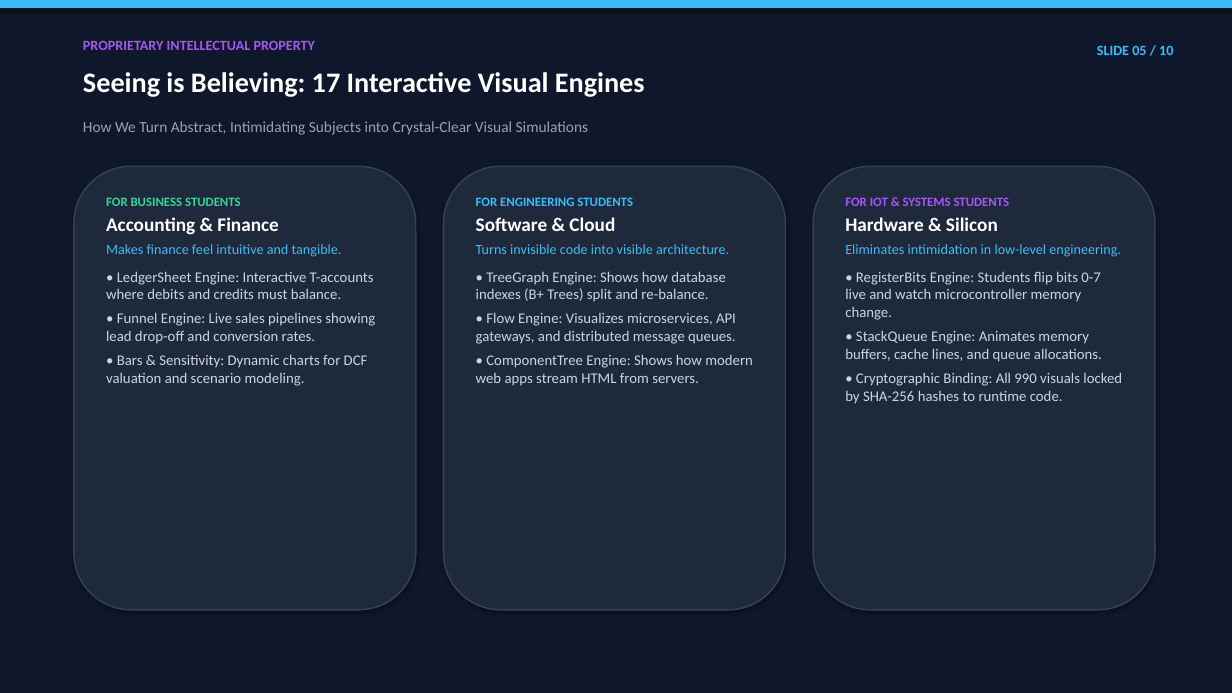
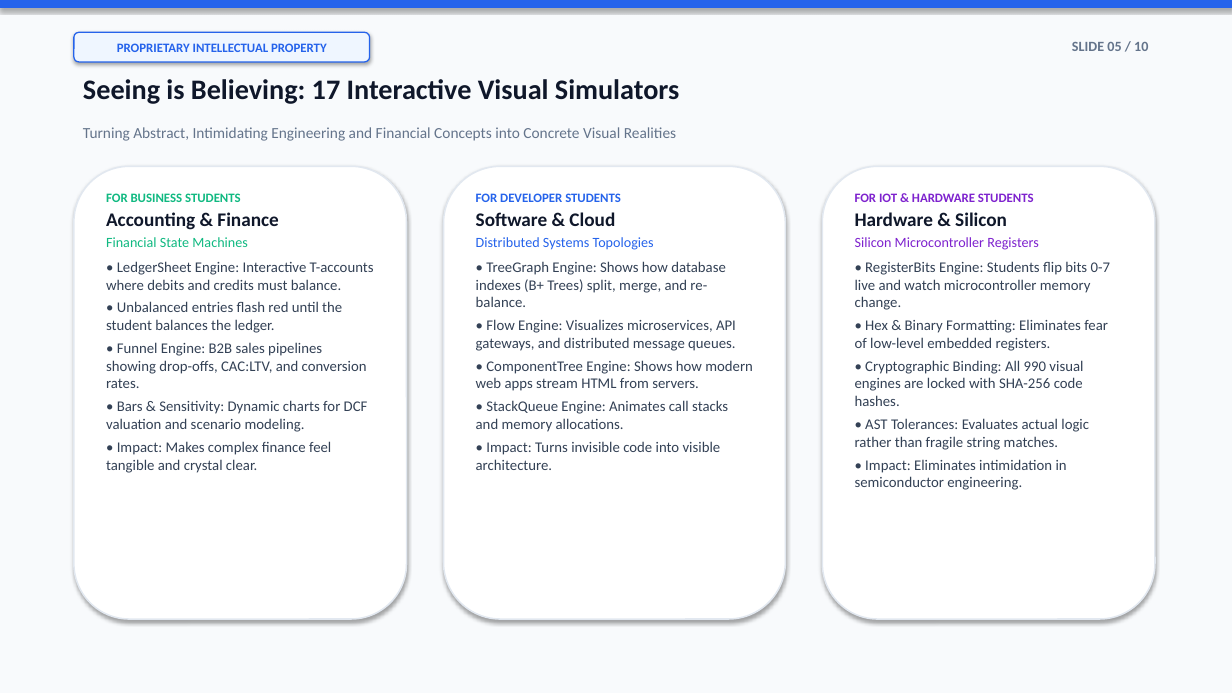
Before and after one commit to Vinay-N-Kashyap/Present-Career-os, a slide deck: slide 5 of docs/PINIT_CURRICULUM_AND_PRODUCT_10_SLIDE_PITCH_DECK.pptx. Drawn at 1232x693 pixels with LibreOffice and Linux fonts; fonts in the diff are those of the drawing. Boxes give left, top, right and bottom in pixels: in the first picture for what was removed or moved away, otherwise in the second. Text is boxed around its words. In the diff, an @@ line names an element or a change of style, - is before the commit and + after.

Commit message:
feat(presentation): redesign pitch deck with executive light theme, big KPI stats, and clean visual cards (TASK-688)

```diff
--- a/docs/PINIT_CURRICULUM_AND_PRODUCT_10_SLIDE_PITCH_DECK.pptx
+++ b/docs/PINIT_CURRICULUM_AND_PRODUCT_10_SLIDE_PITCH_DECK.pptx
@@ rectangle at (0,0,1232,693): fill #0F172A to #F8FAFC; outline #0F172A 0.75 pt to #F8FAFC 0.75 pt @@
@@ rectangle at (0,0,1232,7): fill #38BDF8 to #2563EB; outline #38BDF8 0.75 pt to #2563EB 0.75 pt @@
@@ rounded rectangle "PROPRIETARY INTELLECTUAL PROPERTY": place and size @@
-rounded rectangle "PROPRIETARY INTELLECTUAL PROPERTY" at (83,40,316,50)
+rounded rectangle "PROPRIETARY INTELLECTUAL PROPERTY" at (74,32,370,62)
@@ rounded rectangle "PROPRIETARY INTELLECTUAL PROPERTY" at (74,32,370,62): size 11 to 10 pt, text colour #A855F7 to #2563EB; alignment left to centre; vertical alignment top to middle; fill none to #EFF6FF; outline none to #2563EB 1 pt; shadow on @@
@@ text "SLIDE 05 / 10": place and size @@
-text "SLIDE 05 / 10" at (1097,45,1173,55)
+text "SLIDE 05 / 10" at (1072,42,1148,51)
@@ text "SLIDE 05 / 10" at (1072,42,1148,51): text colour #38BDF8 to #64748B @@
@@ text at (83,79,679,104): text changed; text colour #FFFFFF to #0F172A @@
-Seeing is Believing: 17 Interactive Visual Engines
+Seeing is Believing: 17 Interactive Visual Simulators
@@ text at (83,127,676,141): text changed; text colour #94A3B8 to #64748B @@
-How We Turn Abstract, Intimidating Subjects into Crystal-Clear Visual Simulations
+Turning Abstract, Intimidating Engineering and Financial Concepts into Concrete Visual Realities
@@ rounded rectangle: place and size @@
-rounded rectangle at (74,166,416,610)
+rounded rectangle at (74,166,407,619)
@@ rounded rectangle: place and size @@
-rounded rectangle at (444,166,786,610)
+rounded rectangle at (444,166,786,619)
@@ fill #1E293B to #FFFFFF; outline #334155 1.2 pt to #E2E8F0 1.2 pt in 3 elements at (444,166,786,619), (74,166,407,619), (823,166,1155,619) @@
@@ rounded rectangle: place and size @@
-rounded rectangle at (813,166,1155,610)
+rounded rectangle at (823,166,1155,619)
@@ text at (106,193,374,432): text colour #34D399 to #10B981 in "FOR BUSINESS STUDENTS"; text colour #FFFFFF to #0F172A in "Accounting & Finance"; text colour #CBD5E1 to #334155 in "• LedgerSheet Engine: Interactive T-accounts where debits ...", "• Bars & Sensitivity: Dynamic charts for ..."; less space between paragraphs @@
@@ text at (476,193,621,202): text changed; text colour #38BDF8 to #2563EB @@
-FOR ENGINEERING STUDENTS
+FOR DEVELOPER STUDENTS
@@ text "FOR IOT & HARDWARE STUDENTS": place and size @@
-text "FOR IOT & HARDWARE STUDENTS" at (845,197,1122,403)
+text "FOR IOT & HARDWARE STUDENTS" at (855,193,1110,490)
@@ text at (855,193,1034,202): text changed; text colour #A855F7 to #7E22CE @@
-FOR IOT & SYSTEMS STUDENTS
+FOR IOT & HARDWARE STUDENTS
@@ text at (106,237,248,247): text changed; text colour #38BDF8 to #10B981 @@
-Makes finance feel intuitive and tangible.
+Financial State Machines
@@ text at (476,237,726,307): text changed; text colour #CBD5E1 to #334155 @@
-Turns invisible code into visible architecture.
-• TreeGraph Engine: Shows how database indexes (B+ Trees) split and re-balance.
+Distributed Systems Topologies
+• TreeGraph Engine: Shows how database indexes (B+ Trees) split, merge, and re-balance.
@@ text at (476,212,753,391): text colour #FFFFFF to #0F172A in "Software & Cloud"; text colour #CBD5E1 to #334155 in "• Flow Engine: Visualizes microservices, API gateways, ...", "• ComponentTree Engine: Shows how modern web ..."; less space between paragraphs @@
@@ text at (855,237,1039,250): text changed; text colour #38BDF8 to #7E22CE @@
-Eliminates intimidation in low-level engineering.
+Silicon Microcontroller Registers
@@ text at (855,212,1110,310): text colour #FFFFFF to #0F172A in "Hardware & Silicon"; text colour #CBD5E1 to #334155 in "• RegisterBits Engine: Students flip bits 0-7 ..."; less space between paragraphs @@
@@ text at (106,301,367,388): text changed; text colour #CBD5E1 to #334155 @@
-• Funnel Engine: Live sales pipelines showing lead drop-off and conversion rates.
+• Unbalanced entries flash red until the student balances the ledger.
+• Funnel Engine: B2B sales pipelines showing drop-offs, CAC:LTV, and conversion rates.
@@ text at (855,320,1108,490): text changed; text colour #CBD5E1 to #334155 @@
-• StackQueue Engine: Animates memory buffers, cache lines, and queue allocations.
-• Cryptographic Binding: All 990 visuals locked by SHA-256 hashes to runtime code.
+• Hex & Binary Formatting: Eliminates fear of low-level embedded registers.
+• Cryptographic Binding: All 990 visual engines are locked with SHA-256 code hashes.
+• AST Tolerances: Evaluates actual logic rather than fragile string matches.
+• Impact: Eliminates intimidation in semiconductor engineering.
@@ text at (476,400,728,470): paragraphs added @@
+• StackQueue Engine: Animates call stacks and memory allocations.
+• Impact: Turns invisible code into visible architecture.
@@ text at (106,441,331,473): paragraph added @@
+• Impact: Makes complex finance feel tangible and crystal clear.
```
Also in this commit, not shown: 9 other slides changed, 1 other file.
